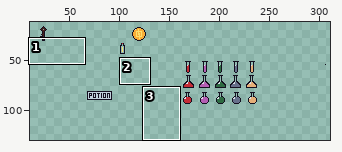
File history of a pixel-art file, TheoSprites/Inventory.aseprite. Above: a wide view before the commit, with the close-up outlined.
Close-up. As it was:
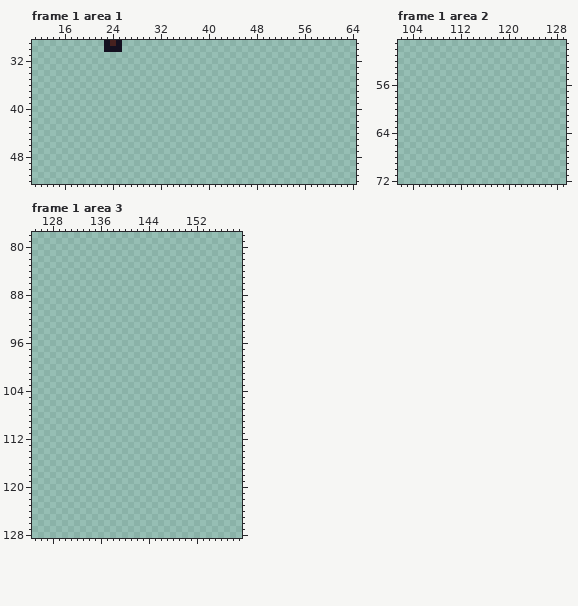
320x180 pixels, 1 frame. Shown: frame 1 area 1: x 11..64, y 29..52; frame 1 area 2: x 102..129, y 49..72; frame 1 area 3: x 125..159, y 78..128. The wide view leaves out empty margins. The commit also changed other frames or places, which this record leaves out.
After the commit:
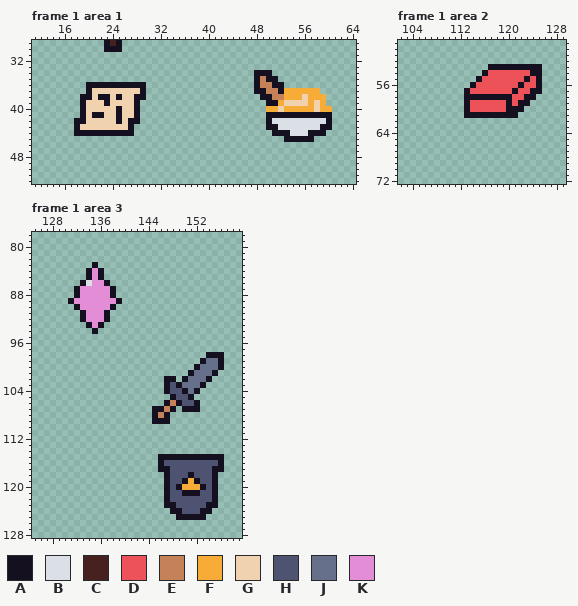
Palette (. is transparent): A #141020  B #dbe0e7  C #46211f  D #ed5259  E #c58158  F #f7ac37  G #f0d2af  H #4e5371  J #67708b  K #e38dd6
Changes in this commit:
layer "Rest" added
layer "Gem" added
layer "GemWhite" added
Changed rows in their new state; - is an unchanged pixel.
Frame 1 area 1, layer "Gem":
first column x 18:
34 ------------------------------AAA----------
35 ------------------------------AEAA---------
36 --AAAAAAAAAA------------------AEEAA--------
37 --AGGGGGGGGA------------------AAEEAFFFFFF--
38 -AAGAAGAGGAA-------------------AAEEFFFGFFF-
39 -AGGGAGGGGA---------------------AAFGGGGFGF-
40 -AGGGGGAGGA---------------------FFGFFFFFGFF
41 -AGAAGGAGGA---------------------AAAAAAAAAAA
42 AAGGGGGAGAA---------------------ABBBBBBBBBA
43 AGGGGGGGGA----------------------AABBBBBBBAA
44 AAAAAAAAAA-----------------------AAABBBAAA-
45 -----------------------------------AAAAA---
Frame 1 area 2, layer "Gem":
first column x 113:
53 ----AAAAAAAAA
54 ---ADDDDDDDAA
55 --ADDDDDDDADA
56 -ADDDDDDDADDA
57 ADDDDDDDADDAA
58 AAAAAAAADDAA-
59 ADDDDDDADAA--
60 ADDDDDDAAA---
61 AAAAAAAAA----
Frame 1 area 3, layers "GemWhite", "Gem", "Rest":
first column x 131:
 83 ----A----
 84 ---AKA---
 85 ---AKA---
 86 --ABKKA--
 87 -AKKKKKA-
 88 -AKKKKKA-
 89 AKKKKKKKA
 90 -AKKKKKA-
 91 --AKKKA--
 92 --AKKKA--
 93 ---AKA---
 94 ----A----
first column x 145:
 98 ---------AAA
 99 --------AJJA
100 -------AJJJA
101 ------AJJJA-
102 --AA-AJJJA--
103 --AHAJJJA---
104 --AHHAJA----
105 ---AHHA-----
106 --AEAHHA----
107 AAEA-AAA----
108 AEA---------
109 AAA---------
first column x 146:
115 AAAAAAAAAAA
116 AHHHHHHHHHA
117 AAHHHHHHHAA
118 -AHHHAHHHA-
119 -AHHAFAHHA-
120 -AHAFFFAHA-
121 -AHHAAAHHA-
122 -AHHHHHHHA-
123 -AAHHHHHAA-
124 --AAHHHAA--
125 ---AAAAA---
